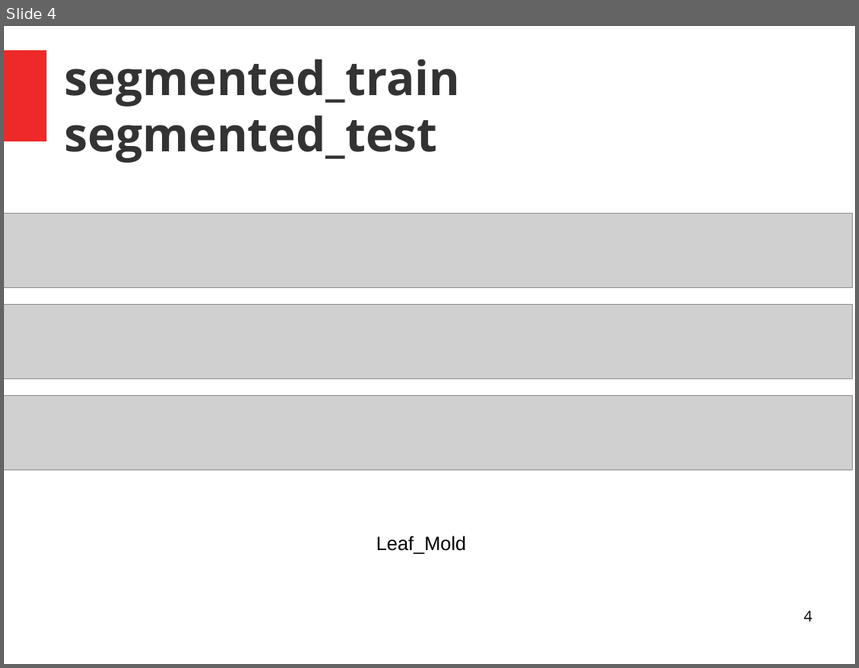
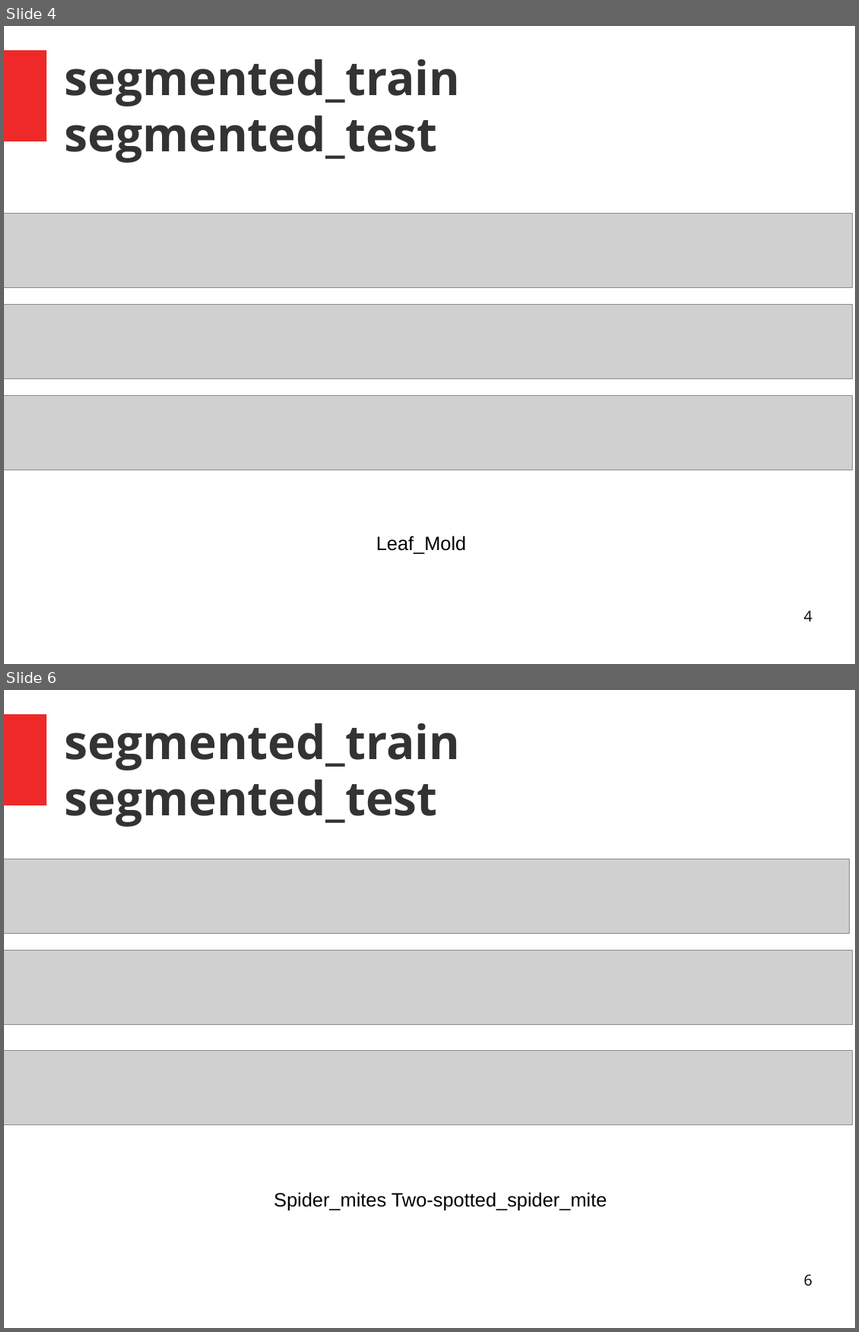
Before and after one commit to jarvis0/tomato-diseases, a slide deck: DL/model_evaluations/segmented_train/segmented_train (copy).odp. Shown one above the other, each under a label of ours: slide 4 before the commit, slides 4 and 6 after it; the slides between them are not shown. The pictures are 859x668 and 859x1332 pixels, drawn with LibreOffice and Linux fonts; fonts in the diff are those of the drawing; grey boxes stand for pictures. Boxes give left, top, right and bottom in pixels: in the first picture for what was removed or moved away, otherwise in the second. Text is boxed around its words. In the diff, an @@ line names an element or a change of style, - is before the commit and + after.

```diff
--- a/DL/model_evaluations/segmented_train/segmented_train (copy).odp
+++ b/DL/model_evaluations/segmented_train/segmented_train (copy).odp
@@ slide 6 added at <box>4,690,855,1328</box>, background #FFFFFF; not listed: 1 template element that a slide beside it also shows @@
@@ title added at <box>65,723,460,827</box>, 44 pt, text #333333, bold @@
+segmented_train
+segmented_test
@@ picture added at <box>4,859,850,933</box> @@
@@ picture added at <box>4,951,852,1024</box> @@
@@ picture added at <box>4,1051,852,1125</box> @@
@@ text added at <box>274,1192,607,1211</box>, 18 pt, text #000000 @@
+Spider_mites Two-spotted_spider_mite
@@ page number added at <box>804,1274,813,1287</box>, 14 pt, text #000000 @@
+6
```
Also in this commit, not shown: 3 slides changed, 2 other slides added, 20 other files.
